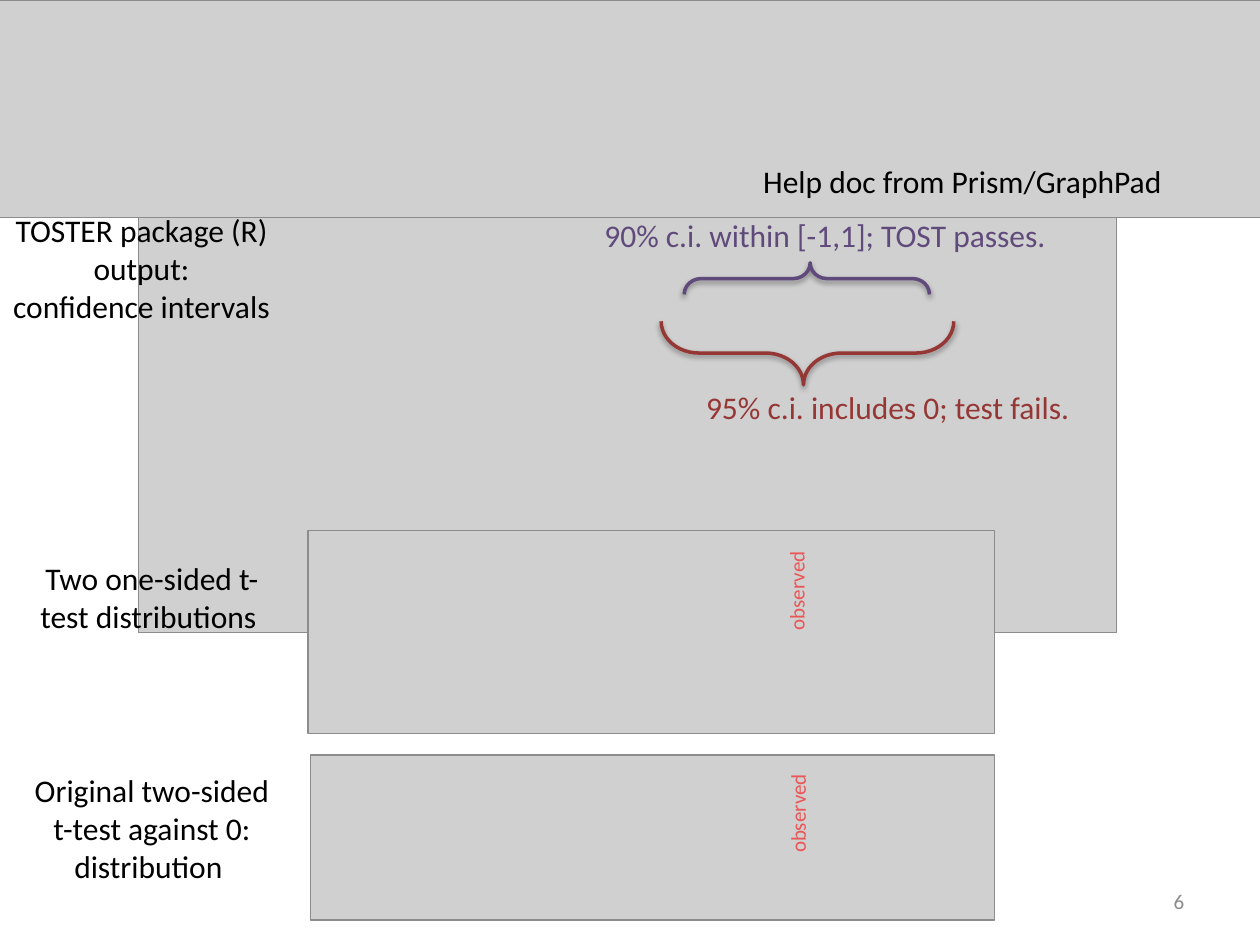
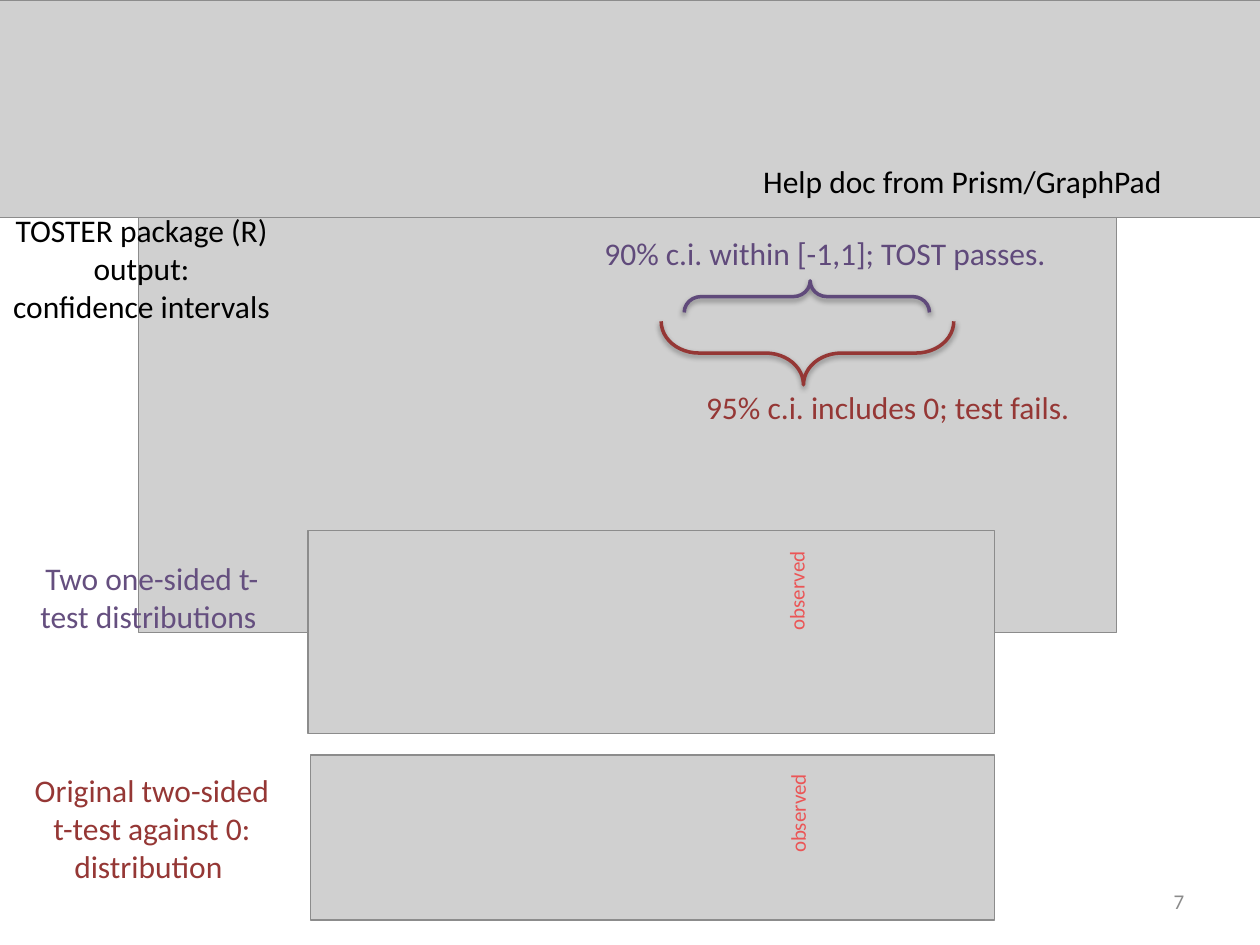
Before and after one commit to meekrob/stats_workshop_2020, a slide deck: slide 7 of adeline/Adeline_TOST_edit.pptx (slide 6 before the commit). Drawn at 1260x945 pixels with LibreOffice and Linux fonts; fonts in the diff are those of the drawing; grey boxes stand for pictures. Boxes give left, top, right and bottom in pixels: in the first picture for what was removed or moved away, otherwise in the second. Text is boxed around its words. In the diff, an @@ line names an element or a change of style, - is before the commit and + after.

```diff
--- a/adeline/Adeline_TOST_edit.pptx
+++ b/adeline/Adeline_TOST_edit.pptx
@@ text "90% c.i. within [-1,1]; TOST ...": place and size @@
-text "90% c.i. within [-1,1]; TOST ..." at [604, 224, 1045, 252]
+text "90% c.i. within [-1,1]; TOST ..." at [604, 242, 1045, 270]
@@ left brace: place and size @@
-left brace at [684, 263, 930, 295]
+left brace at [684, 281, 930, 312]
@@ text "Two one-sided t-test distributions" at [40, 564, 258, 636]: text colour #000000 to #654F7F @@
@@ text "Original two-sided t-test against 0: ..." at [35, 780, 269, 879]: text colour #000000 to #953735 @@
@@ page number at [1174, 895, 1185, 909]: text changed @@
-6
+7
```
Also in this commit, not shown: 2 other slides changed, 1 slide added.
